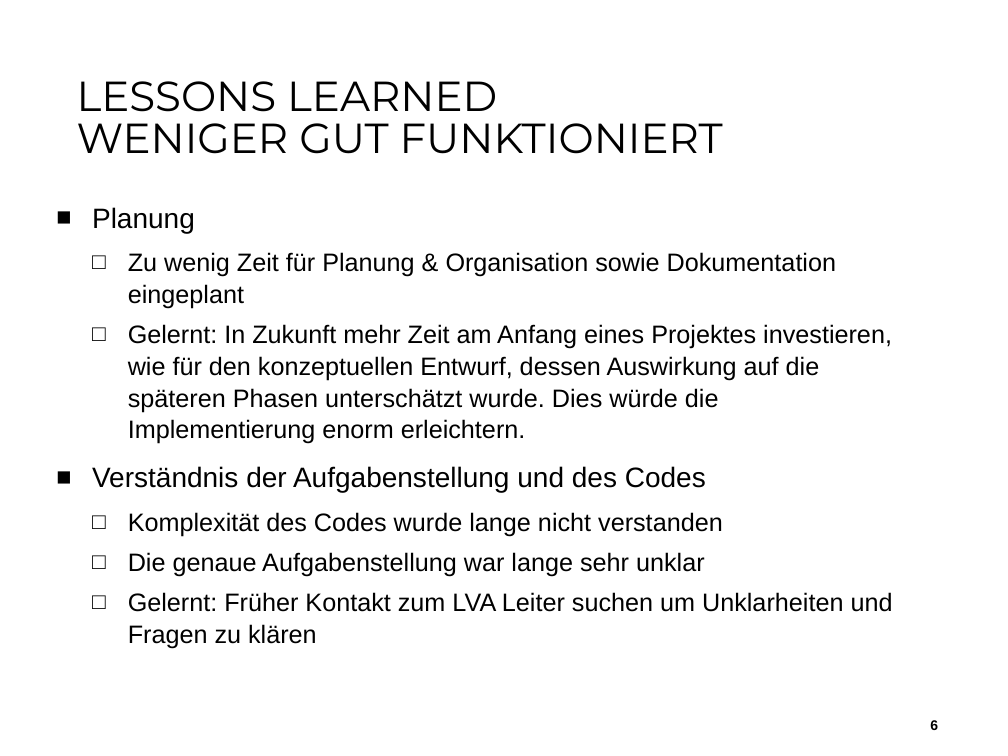
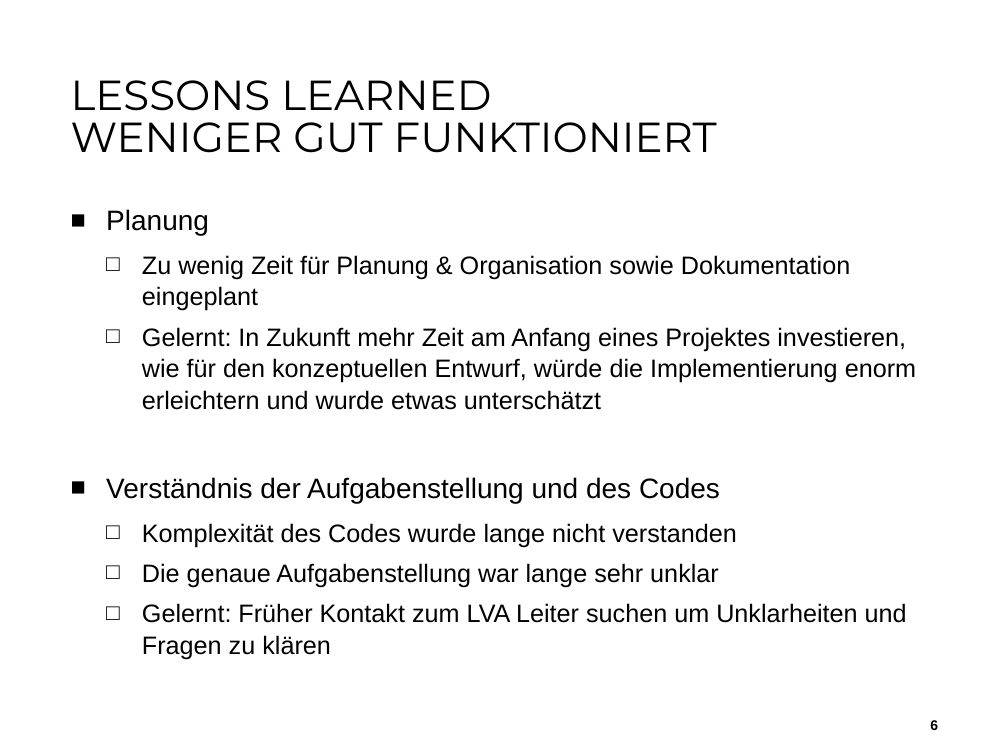
Before and after one commit to aistleithnera/258321_DKE_PR, a slide deck: slide 6 of Dokumente/Projektabschluss/Endabgabe_Projektabschluss.pptx. Drawn at 1008x756 pixels with LibreOffice and Linux fonts; fonts in the diff are those of the drawing; background and template pictures are left out. Boxes give left, top, right and bottom in pixels: in the first picture for what was removed or moved away, otherwise in the second. Text is boxed around its words. In the diff, an @@ line names an element or a change of style, - is before the commit and + after.

Commit message:
Revert "Präs.Update"
This reverts commit 8f8a79edf6d4c6ca5ff0370711682e02c34e993b.

```diff
--- a/Dokumente/Projektabschluss/Endabgabe_Projektabschluss.pptx
+++ b/Dokumente/Projektabschluss/Endabgabe_Projektabschluss.pptx
@@ title "LESSONS LEARNED WENIGER GUT FUNKTIONIERT": place and size @@
-title "LESSONS LEARNED WENIGER GUT FUNKTIONIERT" at bbox=[77, 81, 723, 154]
+title "LESSONS LEARNED WENIGER GUT FUNKTIONIERT" at bbox=[71, 80, 717, 153]
@@ text "Planung": place and size @@
-text "Planung" at bbox=[92, 207, 893, 649]
+text "Planung" at bbox=[106, 209, 916, 659]
@@ text at bbox=[142, 327, 916, 410]: text changed @@
-  □ Gelernt: In Zukunft mehr Zeit am Anfang eines Projektes investieren, wie für den konzeptuellen Entwurf, dessen Auswirkung auf die späteren Phasen unterschätzt wurde. Dies würde die Implementierung enorm erleichtern.
+  □ Gelernt: In Zukunft mehr Zeit am Anfang eines Projektes investieren, wie für den konzeptuellen Entwurf, würde die Implementierung enorm erleichtern und wurde etwas unterschätzt
```
